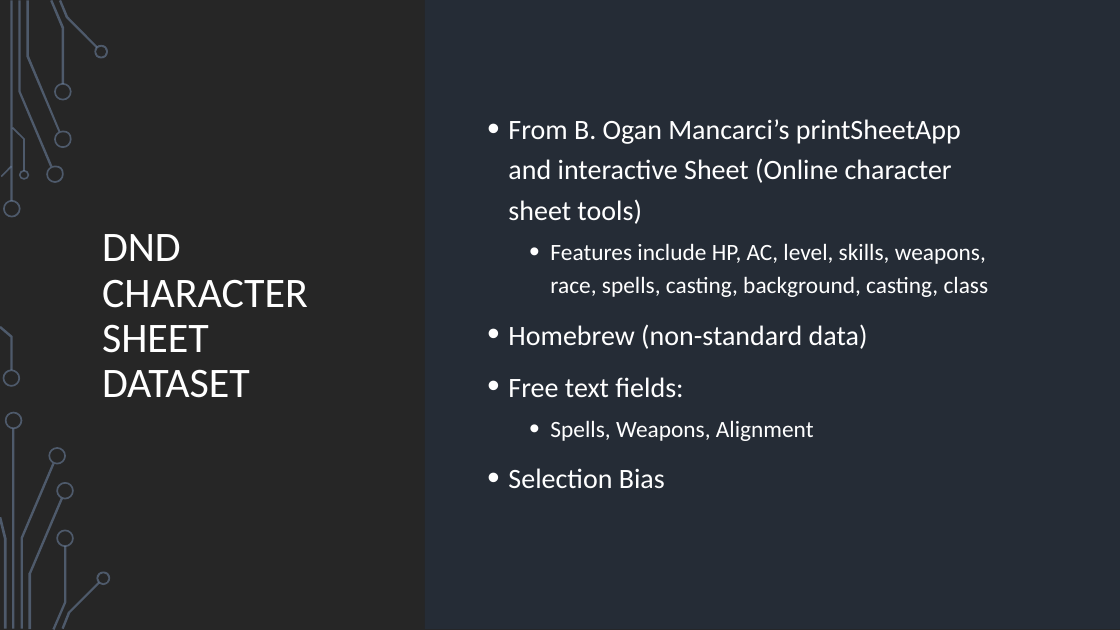
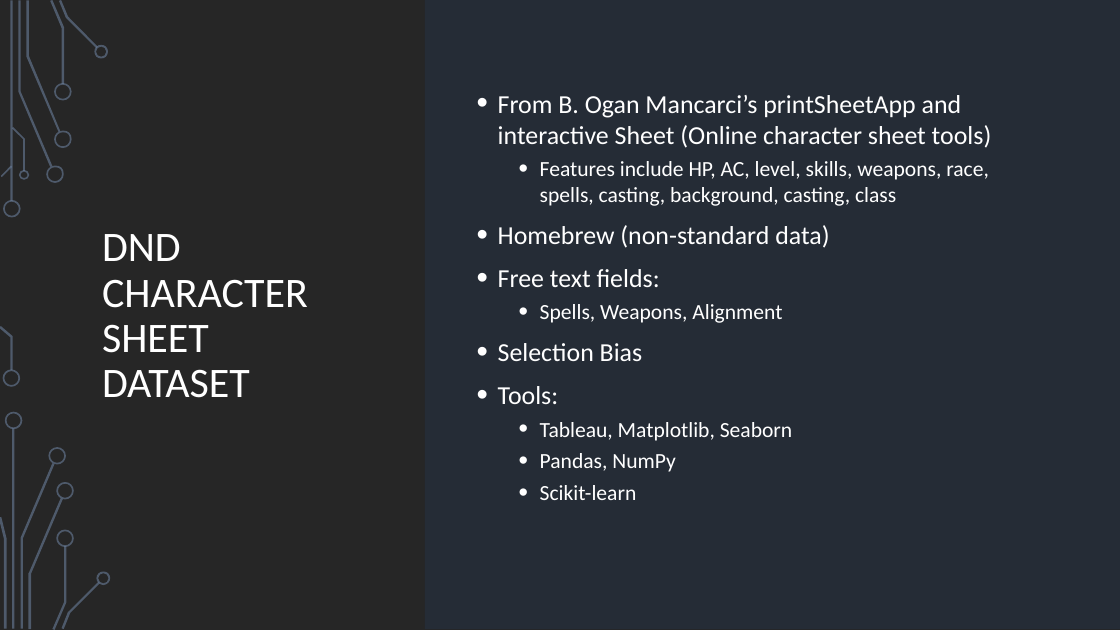
Before and after one commit to geeselouise/classy_dnd, a slide deck: slide 4 of Dungeons_and_dragons.pptx. Drawn at 1120x630 pixels with LibreOffice and Linux fonts; fonts in the diff are those of the drawing; background and template pictures are left out. Boxes give left, top, right and bottom in pixels: in the first picture for what was removed or moved away, otherwise in the second. Text is boxed around its words. In the diff, an @@ line names an element or a change of style, - is before the commit and + after.

```diff
--- a/Dungeons_and_dragons.pptx
+++ b/Dungeons_and_dragons.pptx
@@ text "From B. Ogan Mancarci’s printSheetApp ...": place and size @@
-text "From B. Ogan Mancarci’s printSheetApp ..." at [508,119,989,488]
+text "From B. Ogan Mancarci’s printSheetApp ..." at [498,95,992,500]
@@ text at [498,95,992,361]: size 24 to 22.2 pt in "From B. Ogan Mancarci’s printSheetApp and interactive ...", "Homebrew (non-standard data)", "Free text fields:", "Selection Bias"; size 20 to 18.5 pt in "Features include HP, AC, level, skills, weapons, ...", "Spells, Weapons, Alignment"; line spacing 1.2 to 1 @@
@@ text at [498,386,792,500]: paragraphs added @@
+• Tools:
+  • Tableau, Matplotlib, Seaborn
+  • Pandas, NumPy
+  • Scikit-learn
```
Also in this commit, not shown: 1 other slide changed, 1 slide added, 6 other files.
